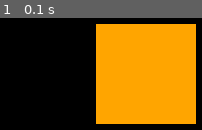
Above: before the commit, frame 1.
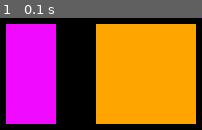
Above: after the commit, the same moment.

Repository: diwgan32/PyGameStreetcode
Game: pygame game, started from test_framework.py
Same seed, same stepped clock (60 frames per second), same inputs: the game is played once before the commit and once after it.
Inputs:
- Up to frame 1 (0.1 s): no input

The runs differ from the first frame. In frame 1, 22% of the frame differs, in the area x 2-28%, y 5-95%.

Commit message:
Add colors to mix/match

Diff:
--- a/Screen.py
+++ b/Screen.py
@@ -6,9 +6,16 @@
 """
 import sys
 import pygame
+from pygame_util import *
+
 SCREEN_SIZE = 640, 480
-BLACK = (0, 0, 0)
-ORANGE = (255,165,0)
+BLACK = T(0, 0, 0)
+ORANGE = T(255, 165, 0)
+PINK = T(255, 192, 203)
+RED = T(240, 10, 10)
+BLUE = T(0, 0, 255)
+YELLOW = T(255, 255, 0)
+
 
 class Screen:
     def __init__(self, color):
@@ -25,7 +32,7 @@
         self.color = color
         self.screen.fill(self.color)
         self.is_playing_game = True
-        pygame.display.flip()
+
 
     def playing_game(self):
         return self.is_playing_game
@@ -39,3 +46,4 @@
                 self.is_playing_game = False
 
         self.clock.tick(50)
+        pygame.display.flip()
--- /dev/null
+++ b/pygame_util.py
@@ -0,0 +1,12 @@
+class T(tuple):
+    def __new__(cls, *args):
+        return tuple.__new__(cls, args)
+    def __add__(self, other):
+        return T(*([self._join(x) for x in zip(self, other)]))
+    def __sub__(self, other):
+        return self.__add__(-i for i in other)
+    def _join(self, x):
+    	val = x[0]
+    	for i in x:
+    		val = val or i
+    	return val
--- a/test_framework.py
+++ b/test_framework.py
@@ -4,8 +4,9 @@
 from Screen import *
 
 display = Screen(BLACK)
+
 while display.playing_game():
+
     display.draw_rectangle(100, 100, 100, 100, ORANGE)
-
-    pygame.display.flip()
+    display.draw_rectangle(10, 100, 50, 100, BLUE+RED)
     display.forward()
Not shown, changed: Screen.pyc
Not shown, added: pygame_util.pyc
